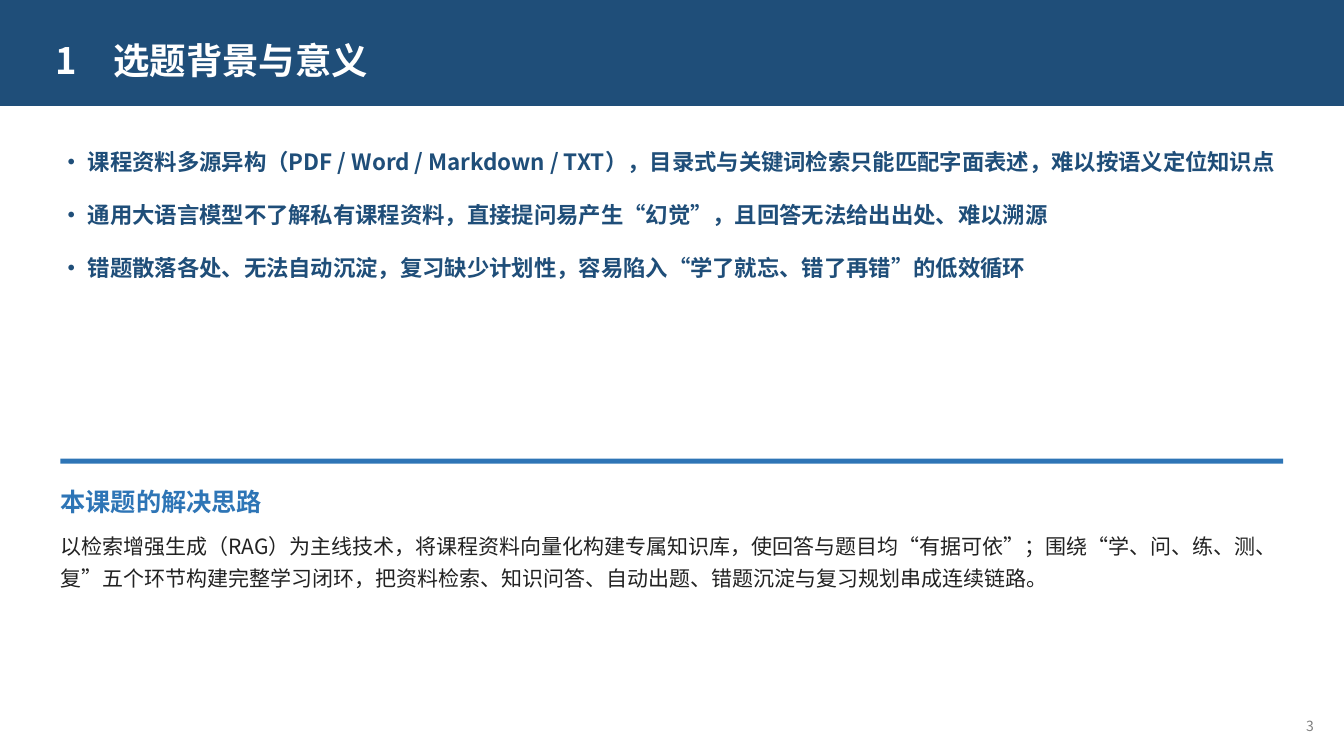
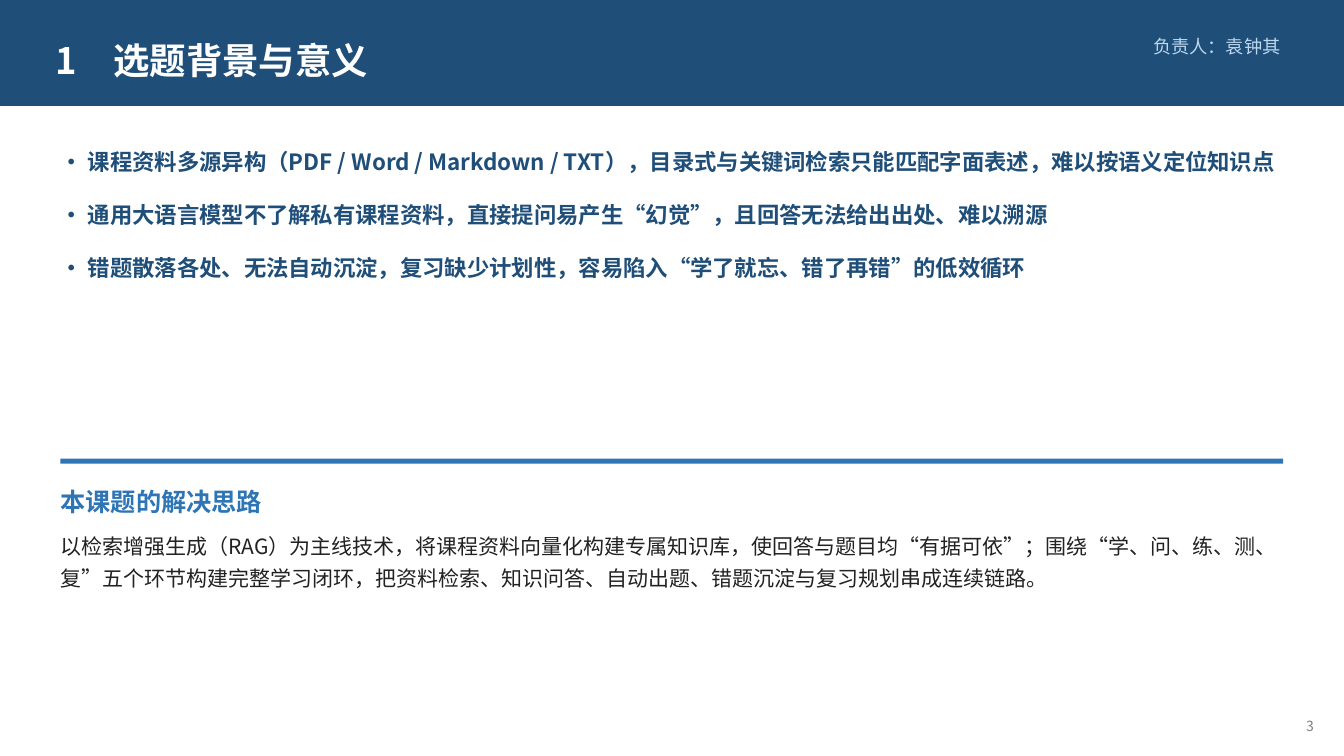
Before and after one commit to xingkongzcj/langchain_agent, a slide deck: slide 3 of defense/智学助手-课程设计答辩.pptx. Drawn at 1344x756 pixels with LibreOffice and Linux fonts; fonts in the diff are those of the drawing. Boxes give left, top, right and bottom in pixels: in the first picture for what was removed or moved away, otherwise in the second. Text is boxed around its words. In the diff, an @@ line names an element or a change of style, - is before the commit and + after.

```diff
--- a/defense/智学助手-课程设计答辩.pptx
+++ b/defense/智学助手-课程设计答辩.pptx
@@ text added at <box>1153,37,1280,55</box>, 13 pt, text #BDD7EE @@
+负责人：袁钟其
```
Also in this commit, not shown: 9 other slides changed, 1 other file.
